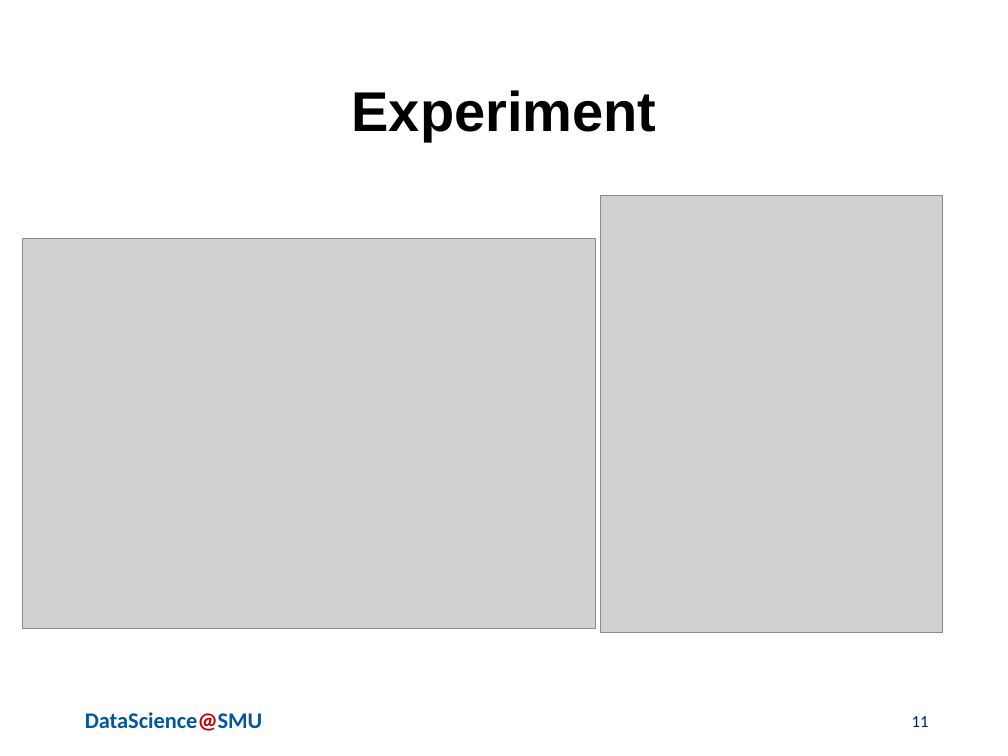
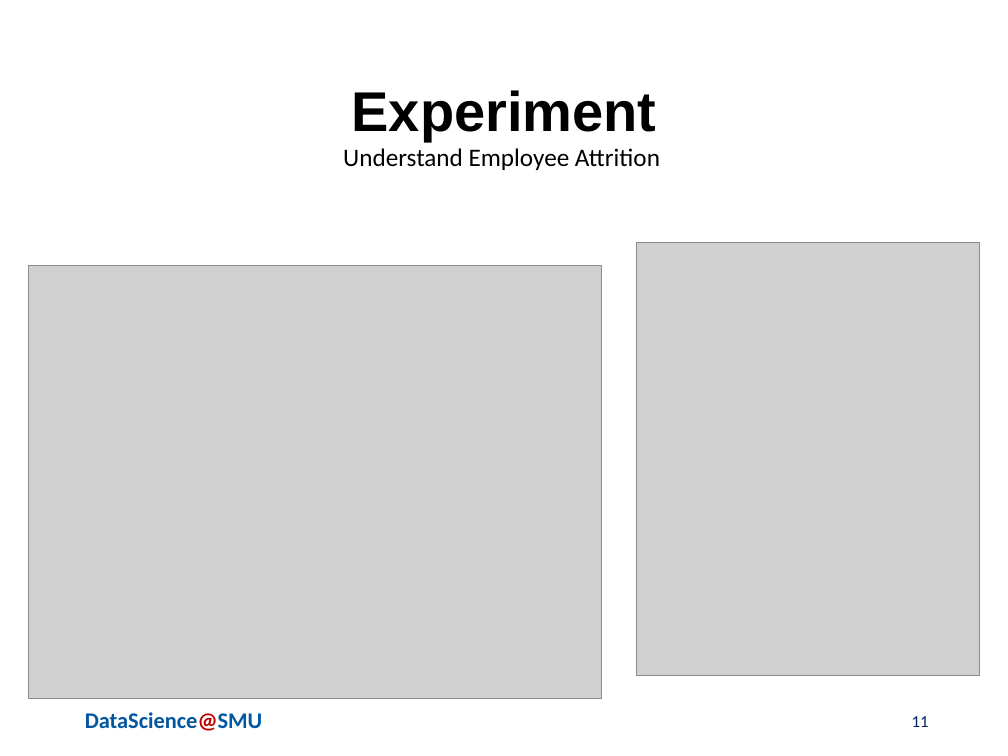
Before and after one commit to skhayden/Reducing-Age-Bias-in-Machine-Learning-An-Algorithmic-Approach, a slide deck: slide 11 of AdversarialBiasPresentation Steven+Solange+Nicole.pptx. Drawn at 1008x756 pixels with LibreOffice and Linux fonts; fonts in the diff are those of the drawing; grey boxes stand for pictures; background and template pictures are left out. Boxes give left, top, right and bottom in pixels: in the first picture for what was removed or moved away, otherwise in the second. Text is boxed around its words. In the diff, an @@ line names an element or a change of style, - is before the commit and + after.

```diff
--- a/AdversarialBiasPresentation Steven+Solange+Nicole.pptx
+++ b/AdversarialBiasPresentation Steven+Solange+Nicole.pptx
@@ text added at (x1=343, y1=148, x2=660, y2=170), 18 pt, text #000000 @@
+Understand Employee Attrition
@@ picture resized from (x1=22, y1=238, x2=596, y2=629) to (x1=28, y1=265, x2=602, y2=699) @@
@@ picture moved from (x1=600, y1=196, x2=942, y2=632) to (x1=637, y1=243, x2=980, y2=676) @@
```
Also in this commit, not shown: 3 other slides changed, 1 other file.
